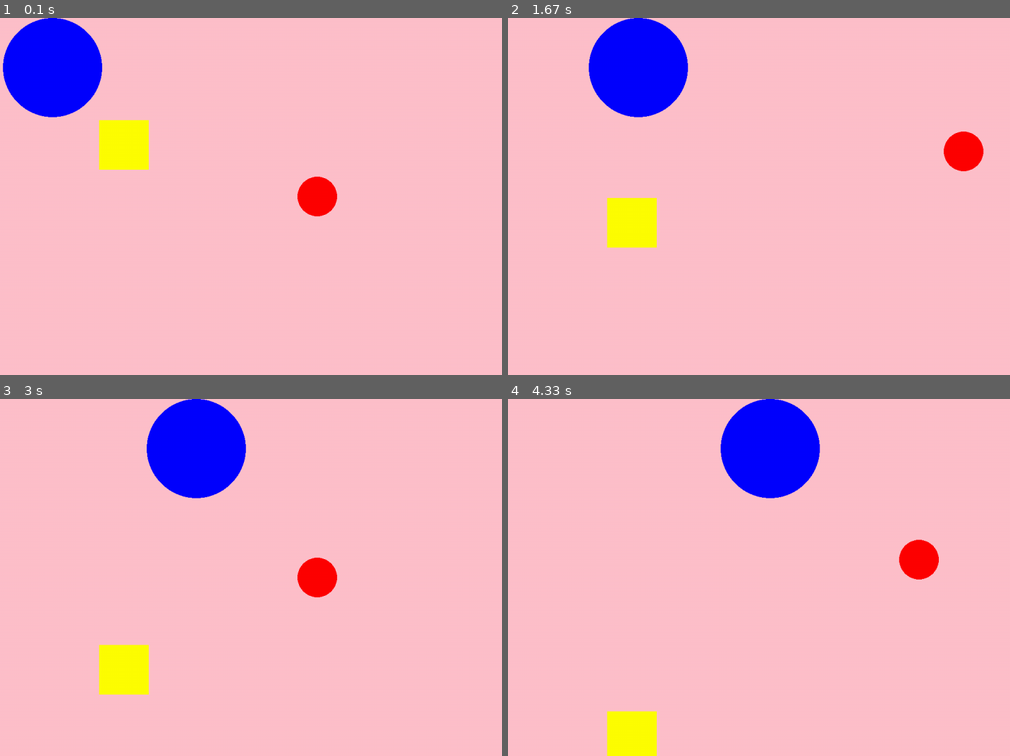
Above: before the commit, frames 1-4 (two rows, left to right).
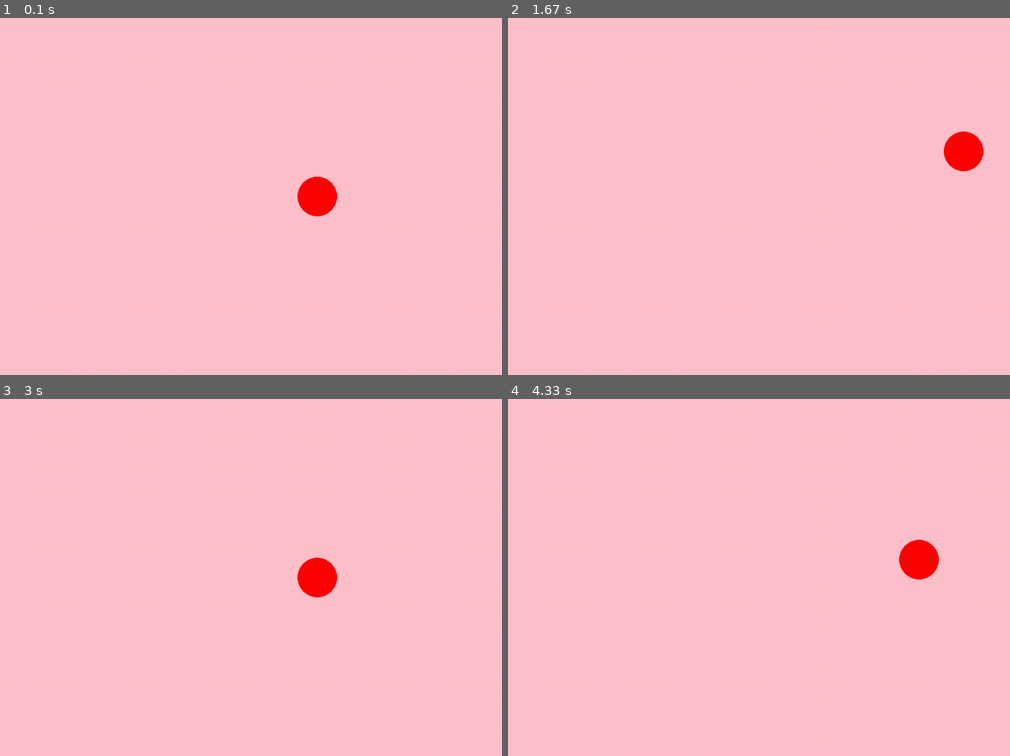
Above: after the commit, the same moments.

Repository: jurinakada/Mypygame1
Game: pygame game, started from main.py
The game is run twice, just before and just after one commit, with the same random seed, the same clock (stepped at 60 frames per second) and the same inputs.
Inputs:
- Up to frame 1 (0.1 s): no input
- Up to frame 2 (1.67 s): hold D 0.33-0.8 s; hold W 0.83-1.13 s; hold D 1.17-1.63 s
- Up to frame 3 (3 s): hold A 1.67-2.2 s; hold S 2.23-2.53 s; hold A 2.57-2.97 s
- Up to frame 4 (4.33 s): hold W 3-3.37 s; hold D 3.4-4.03 s; hold S from 4.07 s (still down)

The runs differ from the first frame. In frame 1, 5.7% of the frame differs, in the area x 0-30%, y 0-43%; in frame 2, 5.7%; in frame 3, 5.7%, in the area x 19-50%, y 0-83%; in frame 4, 5.6%.

Commit message:
Fixed the positions of enemies. however still working on them to be random spawn.

Diff:
--- a/main.py
+++ b/main.py
@@ -1,5 +1,6 @@
 import pygame
 import sys
+import random
 
 pygame.init()
 
@@ -11,9 +12,11 @@
 player_speed = 300
 
 #enemy object settings
-enemy_pos = pygame.Vector2(100, 100)
+def enemy_spawn():
+    enemy = {
 
-enemy_pos2 = pygame.Vector2(200, 200)
+
+    }
 
 
 clock = pygame.time.Clock()
@@ -38,11 +41,8 @@
     if keys[pygame.K_d]:
         player_pos.x += player_speed * dt
 
-    pygame.draw.circle(screen,"blue",enemy_pos, 100)
-    enemy_pos.x += 100 * dt
+#enemy
 
-    pygame.draw.rect(screen,"yellow",pygame.Rect(enemy_pos2.x, enemy_pos2.y, 100, 100))
-    enemy_pos2.y += 100 * dt
 
     pygame.display.flip()
     dt = clock.tick(60) / 1000
